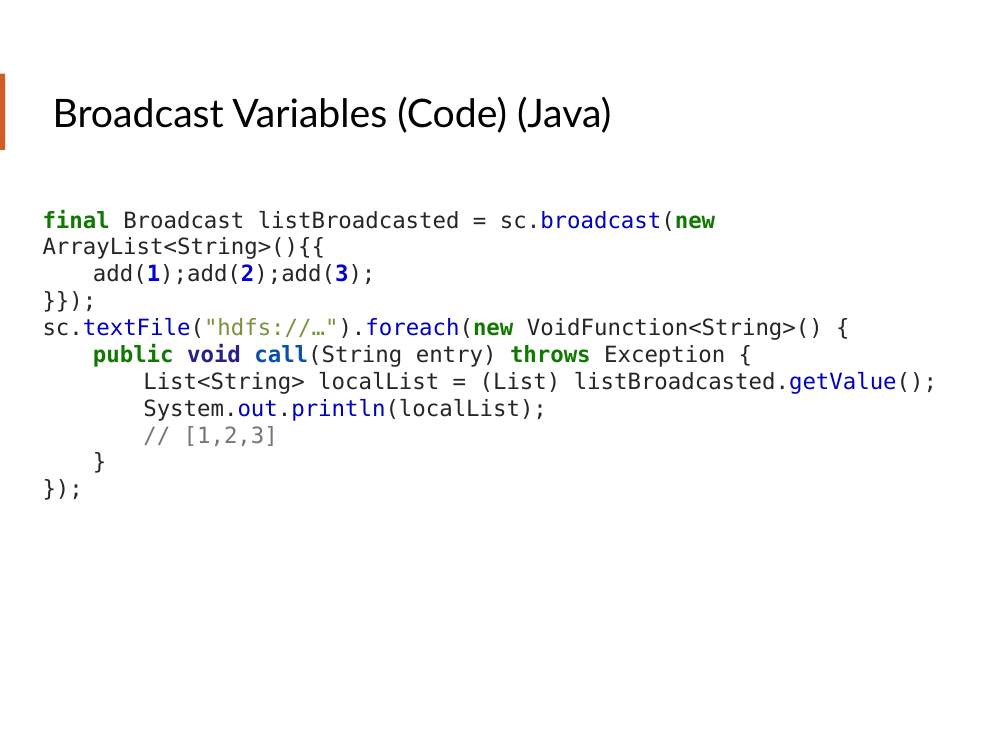
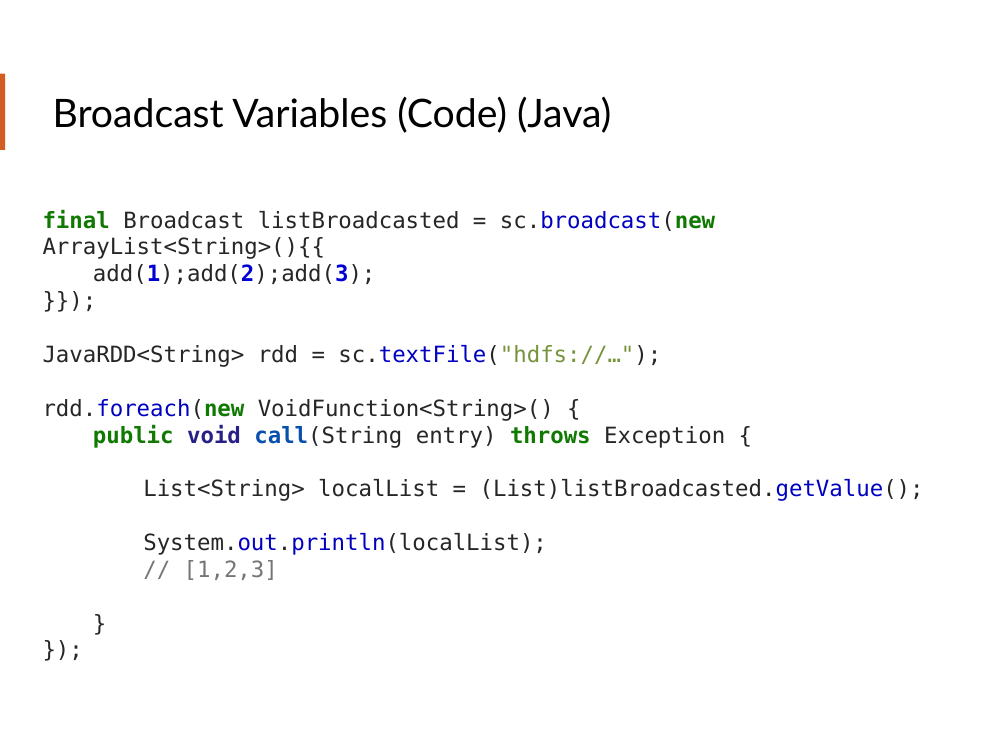
Before and after one commit to teamclairvoyant/intro-to-spark, a slide deck: slide 78 of Intro to Apache Spark Slides.pptx. Drawn at 1008x756 pixels with LibreOffice and Linux fonts; fonts in the diff are those of the drawing. Boxes give left, top, right and bottom in pixels: in the first picture for what was removed or moved away, otherwise in the second. Text is boxed around its words. In the diff, an @@ line names an element or a change of style, - is before the commit and + after.

```diff
--- a/Intro to Apache Spark Slides.pptx
+++ b/Intro to Apache Spark Slides.pptx
@@ text at <box>43,345,661,421</box>: text changed @@
-sc.textFile("hdfs://…").foreach(new VoidFunction<String>() {
+JavaRDD<String> rdd = sc.textFile("hdfs://…");
+rdd.foreach(new VoidFunction<String>() {
@@ text at <box>143,479,924,501</box>: spaces changed @@
-List<String> localList = (List) listBroadcasted.getValue();
+List<String> localList = (List)listBroadcasted.getValue();
```
Also in this commit, not shown: 5 other slides changed.
